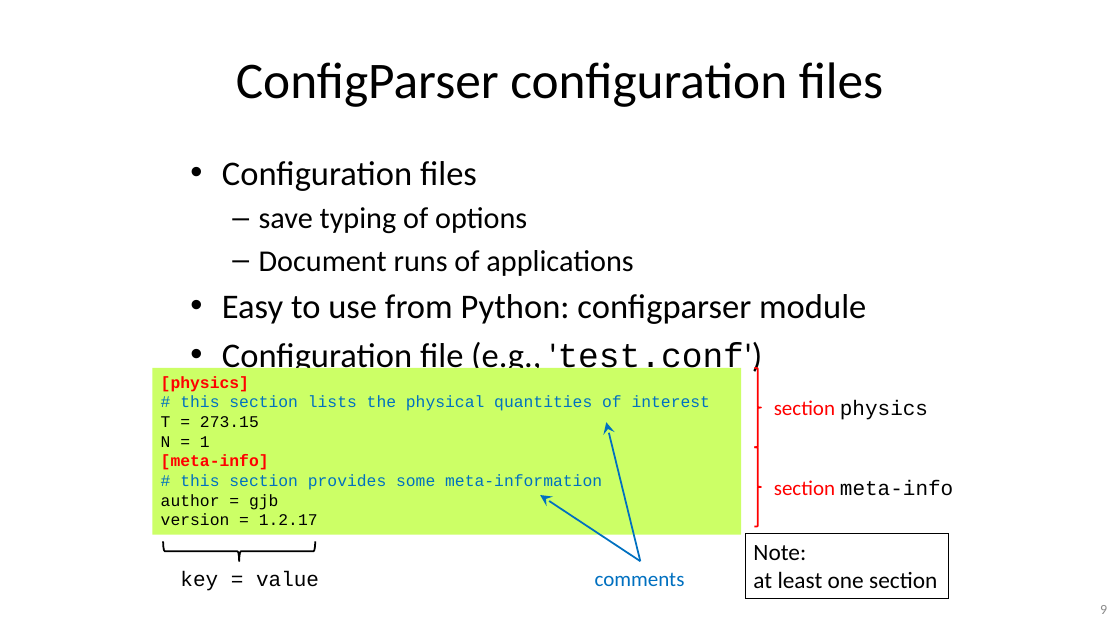
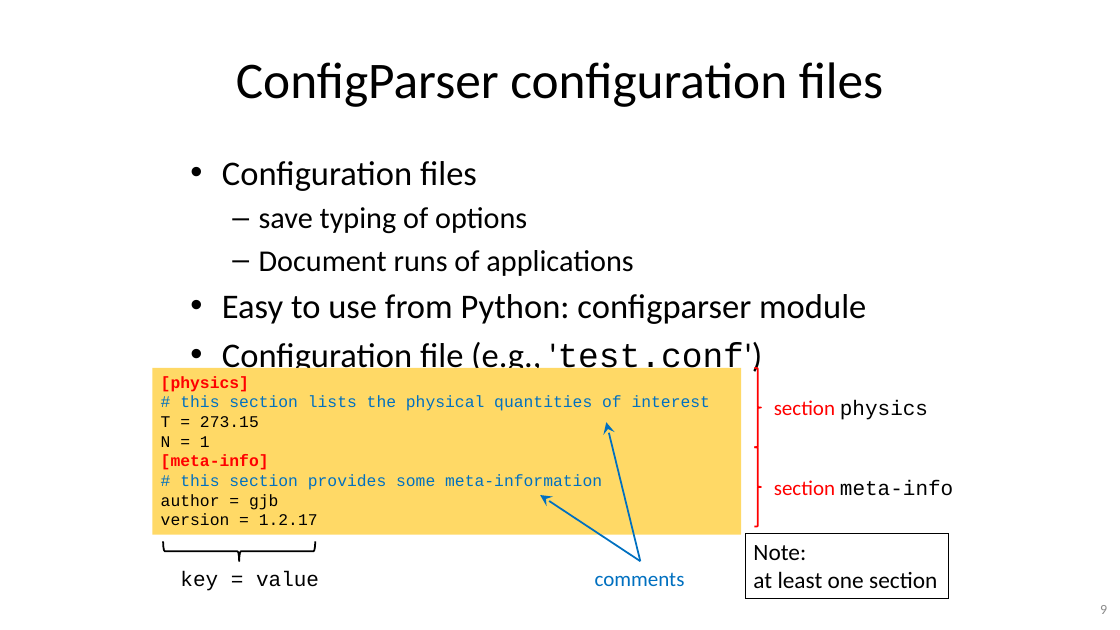
Before and after one commit to gjbex/Python-for-systems-programming, a slide deck: slide 9 of python_for_systems_programming.pptx. Drawn at 1120x630 pixels with LibreOffice and Linux fonts; fonts in the diff are those of the drawing. Boxes give left, top, right and bottom in pixels: in the first picture for what was removed or moved away, otherwise in the second. Text is boxed around its words. In the diff, an @@ line names an element or a change of style, - is before the commit and + after.

Commit message:
Improve slide formatting

```diff
--- a/python_for_systems_programming.pptx
+++ b/python_for_systems_programming.pptx
@@ rectangle "[physics]" at bbox=[153, 368, 742, 535]: fill #CCFF66 to #FFD966 @@
```
Also in this commit, not shown: 5 other slides changed.
